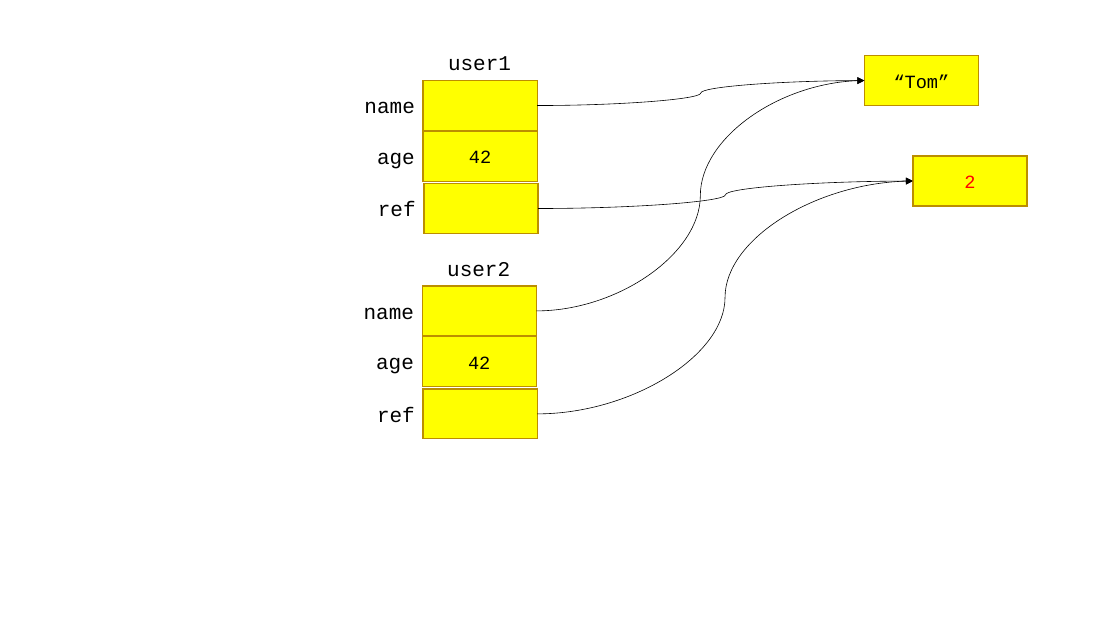
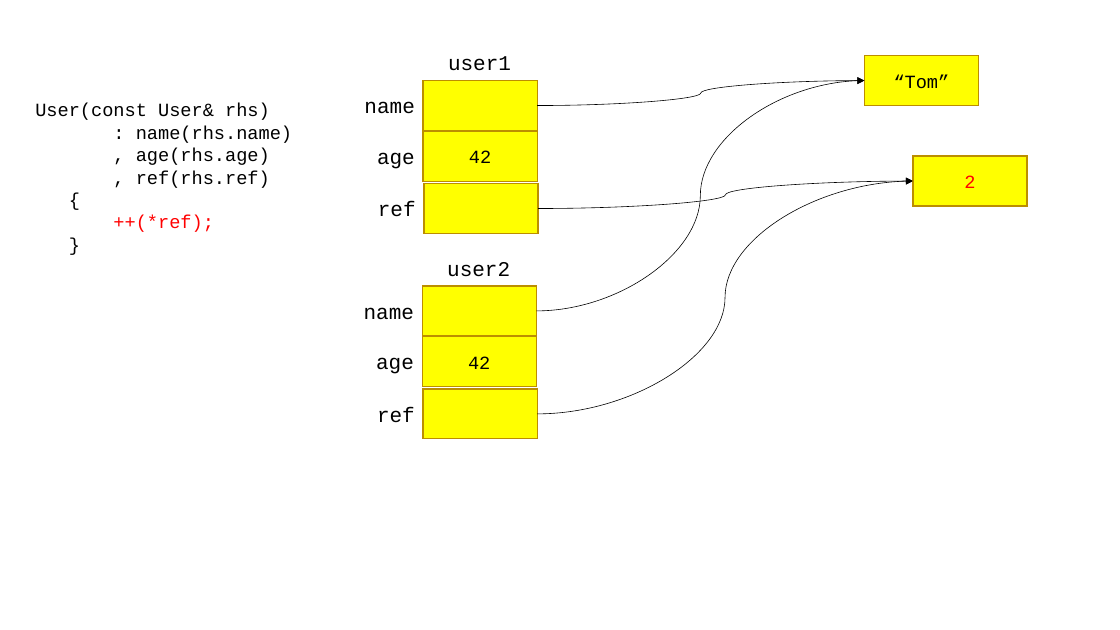
Before and after one commit to Seyoung9304/hyundai_swip, a slide deck: slide 16 of cpp/230223.pptx. Drawn at 1120x630 pixels with LibreOffice and Linux fonts; fonts in the diff are those of the drawing. Boxes give left, top, right and bottom in pixels: in the first picture for what was removed or moved away, otherwise in the second. Text is boxed around its words. In the diff, an @@ line names an element or a change of style, - is before the commit and + after.

```diff
--- a/cpp/230223.pptx
+++ b/cpp/230223.pptx
@@ text added at box(35, 103, 292, 232), 16 pt, text #000000 @@
+User(const User& rhs)
+: name(rhs.name)
+, age(rhs.age)
+, ref(rhs.ref)
+{
+++(*ref);
+}
```
Also in this commit, not shown: 5 other slides changed, 1 slide added, 2 other files.
